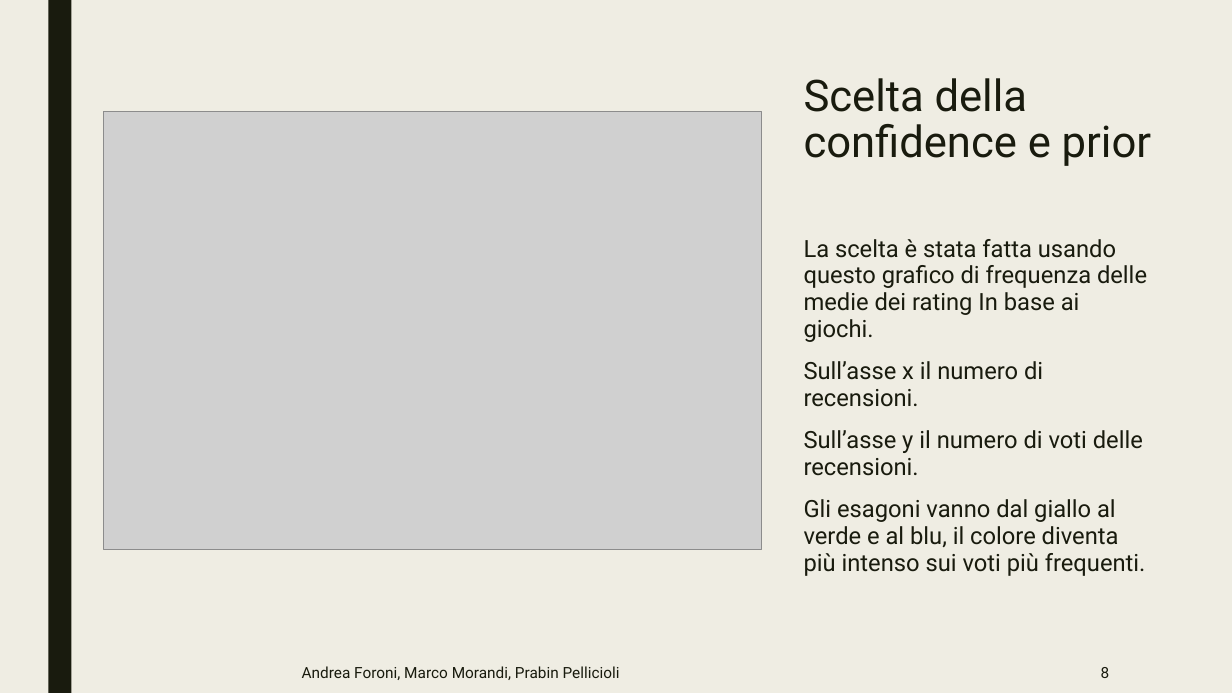
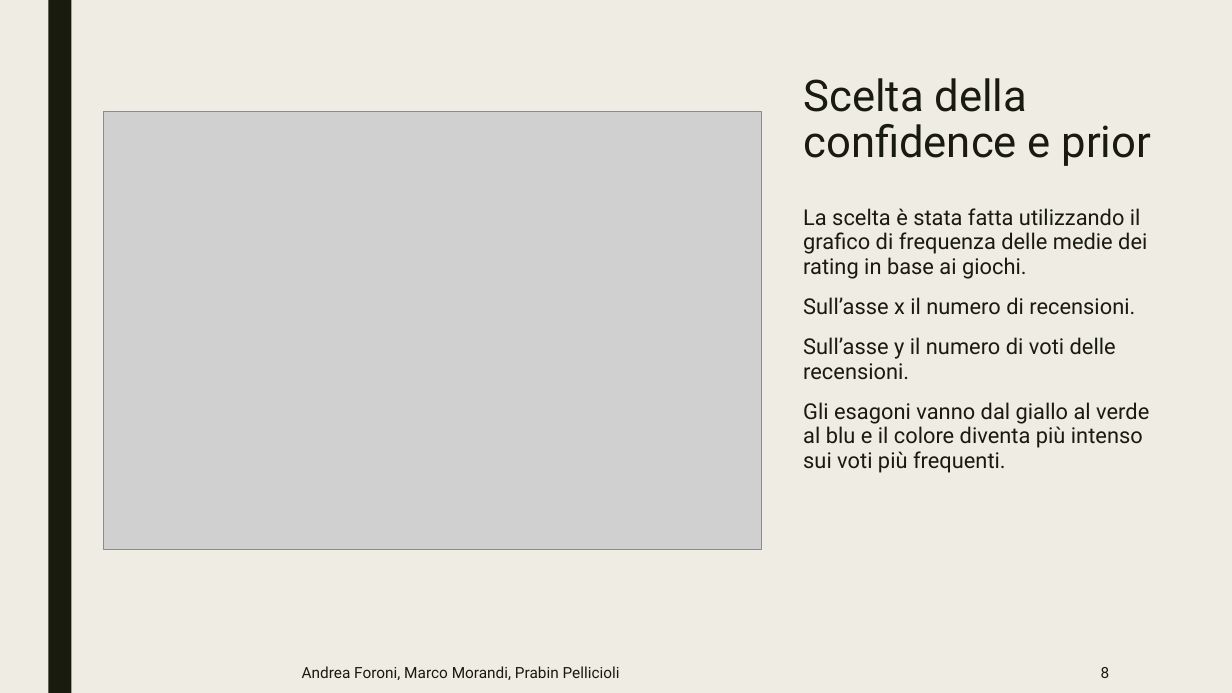
Before and after one commit to Praiban/Boardgamegeek, a slide deck: slide 8 of presentazione.pptx. Drawn at 1232x693 pixels with LibreOffice and Linux fonts; fonts in the diff are those of the drawing; grey boxes stand for pictures. Boxes give left, top, right and bottom in pixels: in the first picture for what was removed or moved away, otherwise in the second. Text is boxed around its words. In the diff, an @@ line names an element or a change of style, - is before the commit and + after.

```diff
--- a/presentazione.pptx
+++ b/presentazione.pptx
@@ text "La scelta è stata fatta ...": place and size @@
-text "La scelta è stata fatta ..." at bbox=[804, 239, 1147, 576]
+text "La scelta è stata fatta ..." at bbox=[803, 208, 1149, 473]
@@ text at bbox=[803, 208, 1147, 279]: text changed; size 18.5 to 17 pt @@
-La scelta è stata fatta usando questo grafico di frequenza delle medie dei rating In base ai giochi.
+La scelta è stata fatta utilizzando il grafico di frequenza delle medie dei rating in base ai giochi.
@@ text at bbox=[803, 297, 1135, 380]: size 18.5 to 17 pt in "Sull’asse x il numero di recensioni.", "Sull’asse y il numero di voti delle ..." @@
@@ text at bbox=[803, 402, 1149, 473]: text changed; size 18.5 to 17 pt @@
-Gli esagoni vanno dal giallo al verde e al blu, il colore diventa più intenso sui voti più frequenti.
+Gli esagoni vanno dal giallo al verde al blu e il colore diventa più intenso sui voti più frequenti.
```
Also in this commit, not shown: 9 other slides changed.
